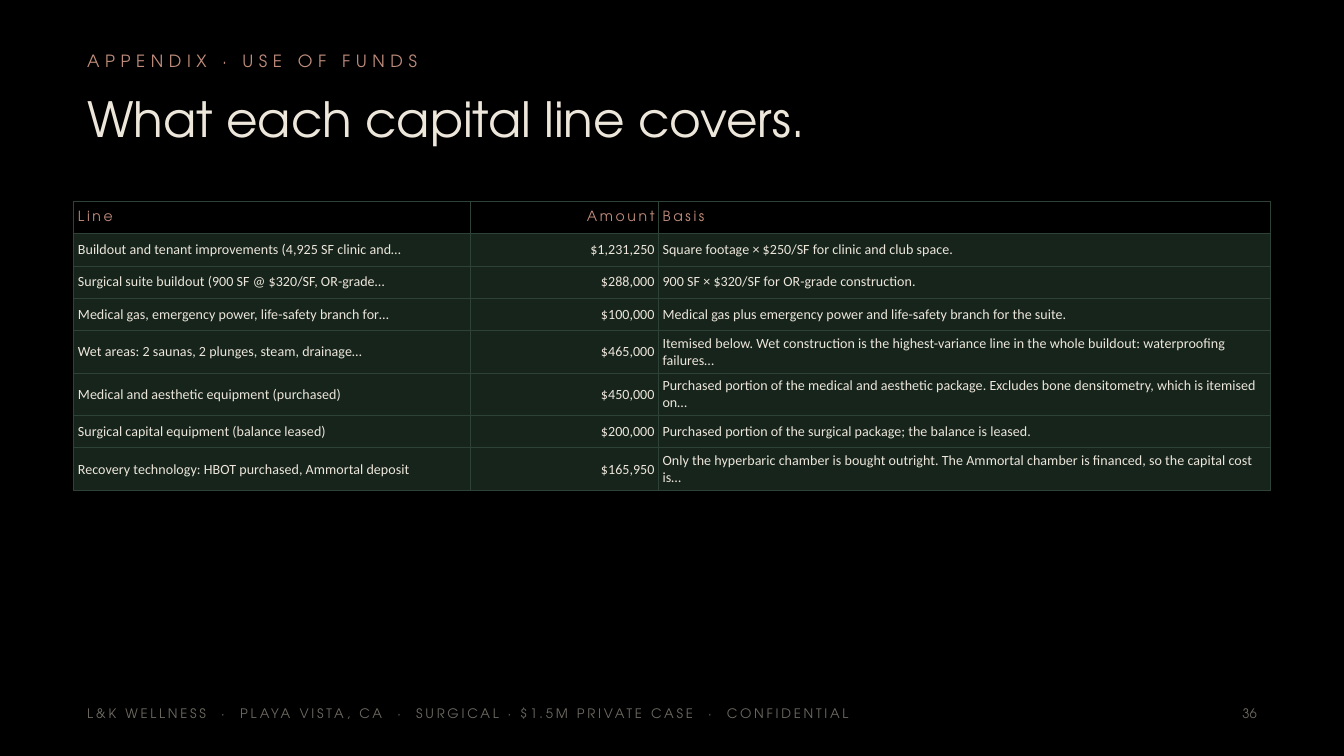
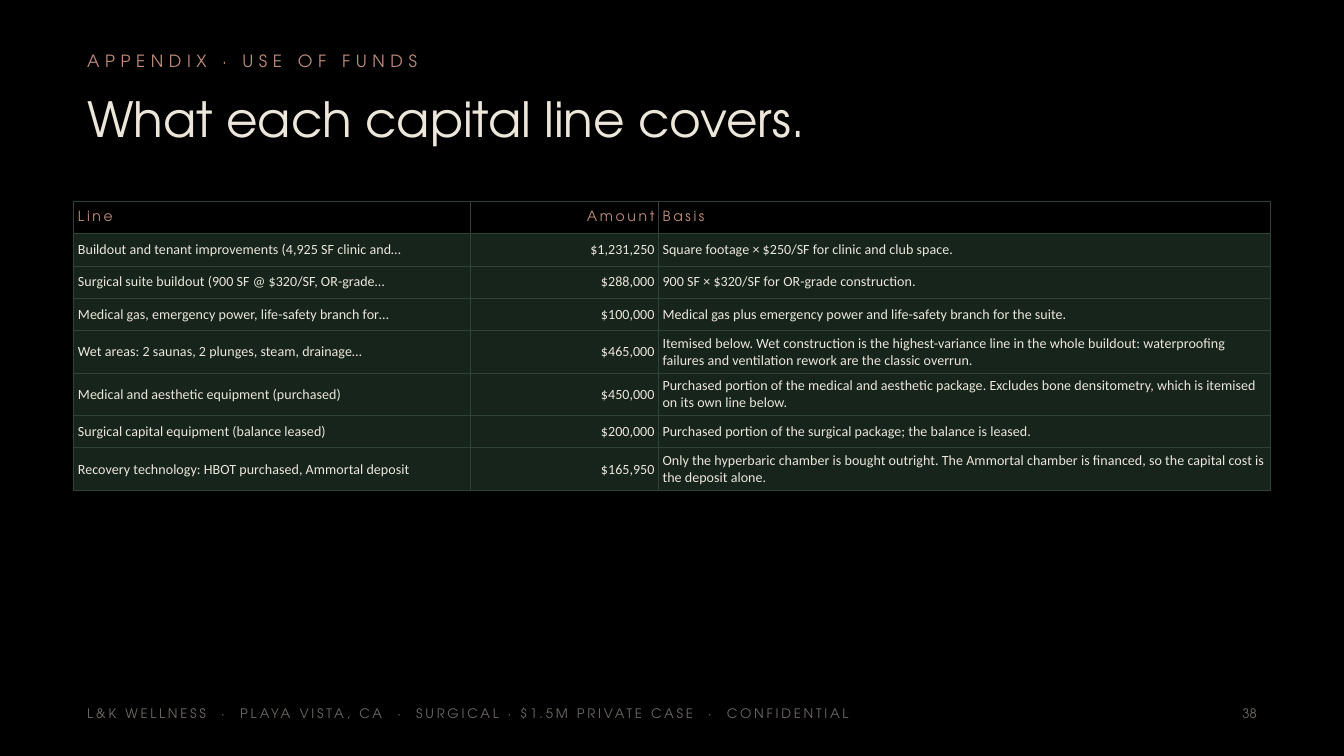
Before and after one commit to apexalpha811/2mil_surgical, a slide deck: slide 37 of 1.5mil_surgical.pptx (slide 35 before the commit). Drawn at 1344x756 pixels with LibreOffice and Linux fonts; fonts in the diff are those of the drawing. Boxes give left, top, right and bottom in pixels: in the first picture for what was removed or moved away, otherwise in the second. Text is boxed around its words. In the diff, an @@ line names an element or a change of style, - is before the commit and + after.

```diff
--- a/1.5mil_surgical.pptx
+++ b/1.5mil_surgical.pptx
@@ table at <box>74,202,1270,489</box> @@
-row 5, column 3: Itemised below. Wet construction is the highest-variance line in the whole buildout: waterproofing failures…
+row 5, column 3: Itemised below. Wet construction is the highest-variance line in the whole buildout: waterproofing failures and ventilation rework are the classic overrun.
-row 6, column 3: Purchased portion of the medical and aesthetic package. Excludes bone densitometry, which is itemised on…
+row 6, column 3: Purchased portion of the medical and aesthetic package. Excludes bone densitometry, which is itemised on its own line below.
-row 8, column 3: Only the hyperbaric chamber is bought outright. The Ammortal chamber is financed, so the capital cost is…
+row 8, column 3: Only the hyperbaric chamber is bought outright. The Ammortal chamber is financed, so the capital cost is the deposit alone.
```
Also in this commit, not shown: 35 other slides changed, 6 slides added, 5 other files.
